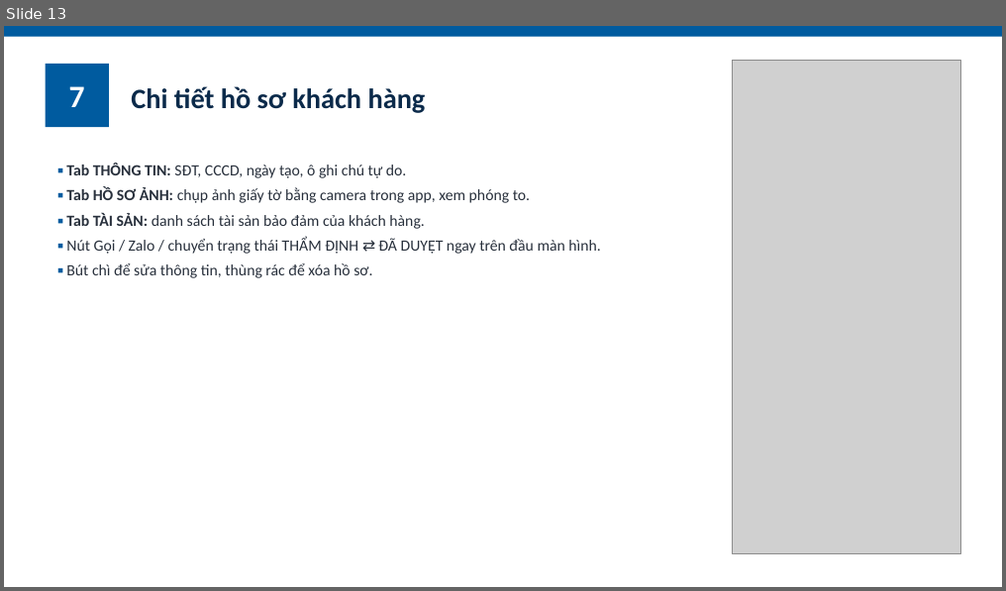
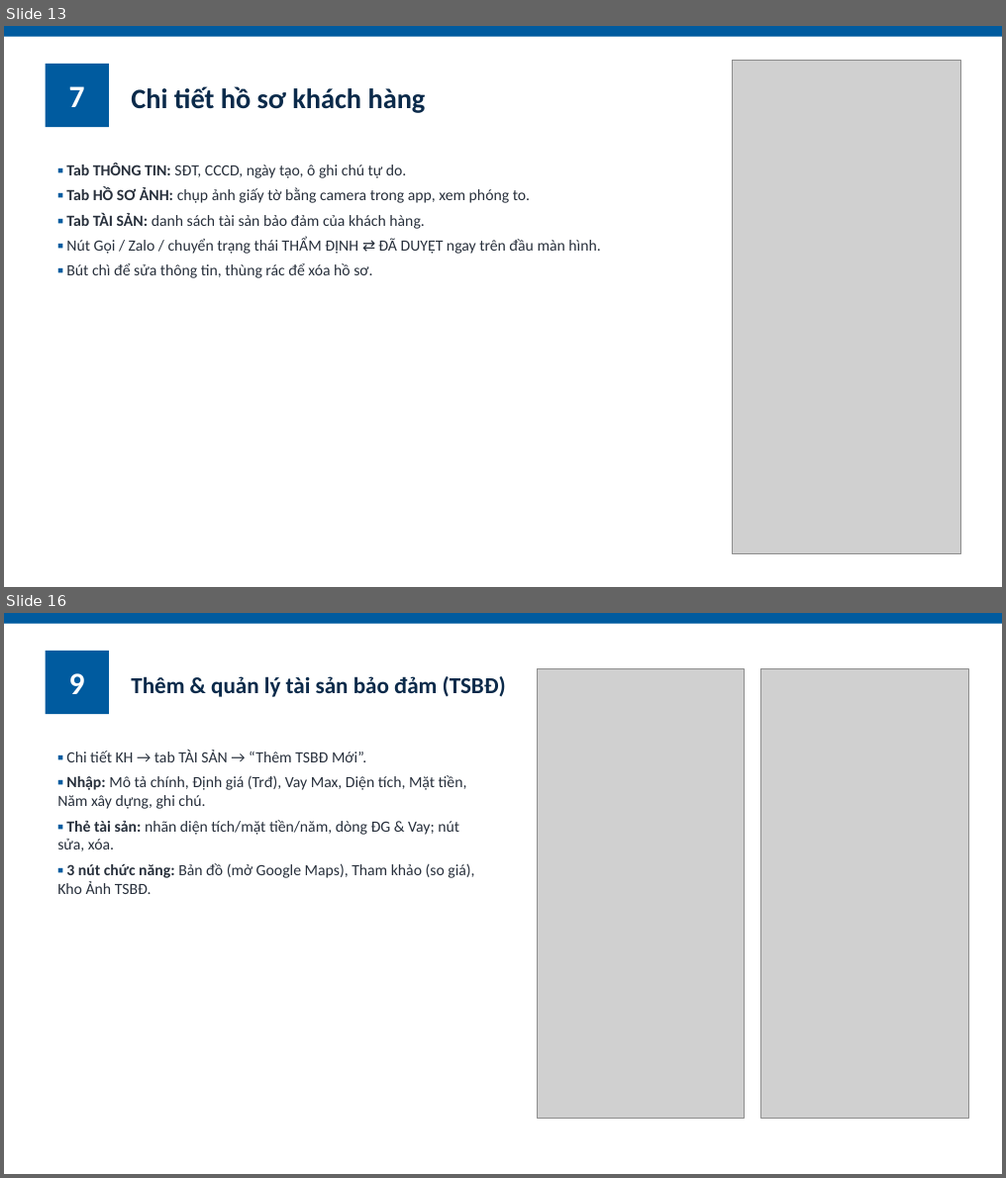
Before and after one commit to hungnq131193-ux/ClientPro, a slide deck: docs/ClientPro_HuongDanSuDung.pptx. Shown one above the other, each under a label of ours: slide 13 before the commit, slides 13 and 16 after it; the slides between them are not shown. The pictures are 1006x591 and 1006x1178 pixels, drawn with LibreOffice and Linux fonts; fonts in the diff are those of the drawing; grey boxes stand for pictures. Boxes give left, top, right and bottom in pixels: in the first picture for what was removed or moved away, otherwise in the second. Text is boxed around its words. In the diff, an @@ line names an element or a change of style, - is before the commit and + after.

```diff
--- a/docs/ClientPro_HuongDanSuDung.pptx
+++ b/docs/ClientPro_HuongDanSuDung.pptx
@@ slide 16 added at <box>4,613,1002,1174</box>, background #FFFFFF @@
@@ rectangle added at <box>4,613,1002,624</box>, fill #005B9F @@
@@ rectangle added at <box>46,651,109,714</box>, fill #005B9F, 30 pt, text #FFFFFF, bold @@
+9
@@ picture added at <box>537,669,745,1118</box> @@
@@ picture added at <box>761,669,968,1118</box> @@
@@ text added at <box>131,676,506,697</box>, 22 pt, text #0B2A4A, bold @@
+Thêm & quản lý tài sản bảo đảm (TSBĐ)
@@ text added at <box>57,750,474,894</box>, 15 pt, text #28303C @@
+▪ Chi tiết KH → tab TÀI SẢN → “Thêm TSBĐ Mới”.
+▪ Nhập: Mô tả chính, Định giá (Trđ), Vay Max, Diện tích, Mặt tiền, Năm xây dựng, ghi chú.
+▪ Thẻ tài sản: nhãn diện tích/mặt tiền/năm, dòng ĐG & Vay; nút sửa, xóa.
+▪ 3 nút chức năng: Bản đồ (mở Google Maps), Tham khảo (so giá), Kho Ảnh TSBĐ.
```
Also in this commit, not shown: 16 other slides changed, 5 other slides added, 1 slide removed, 1 other file.
